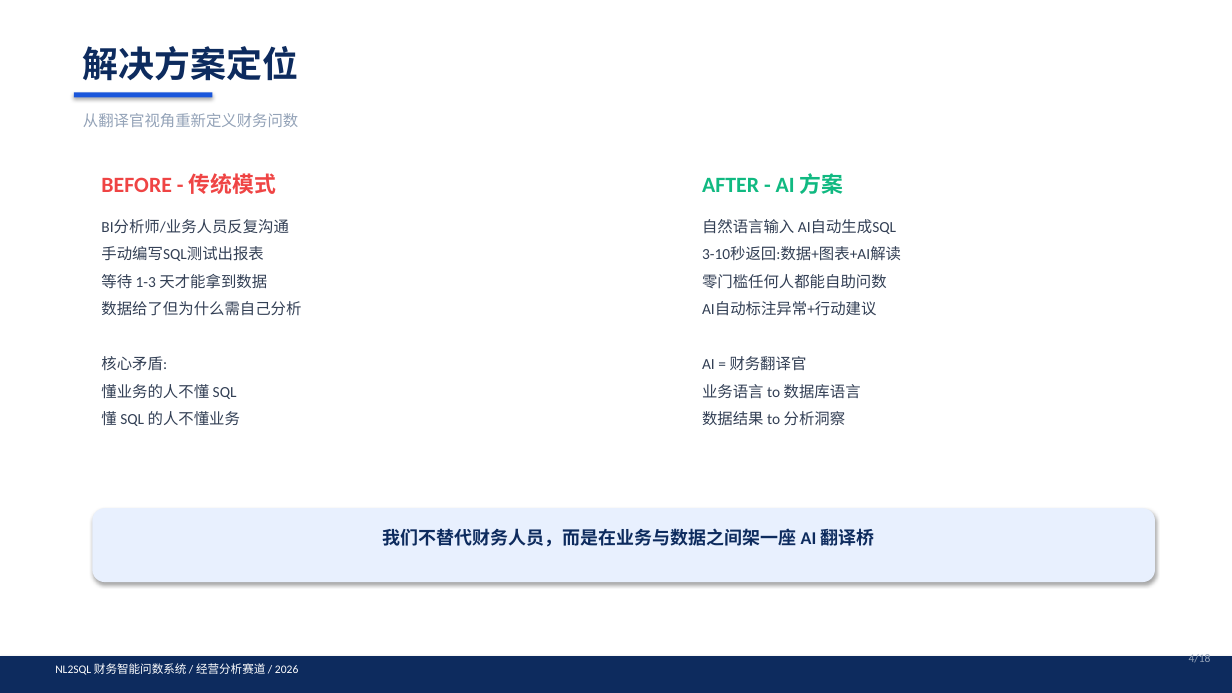
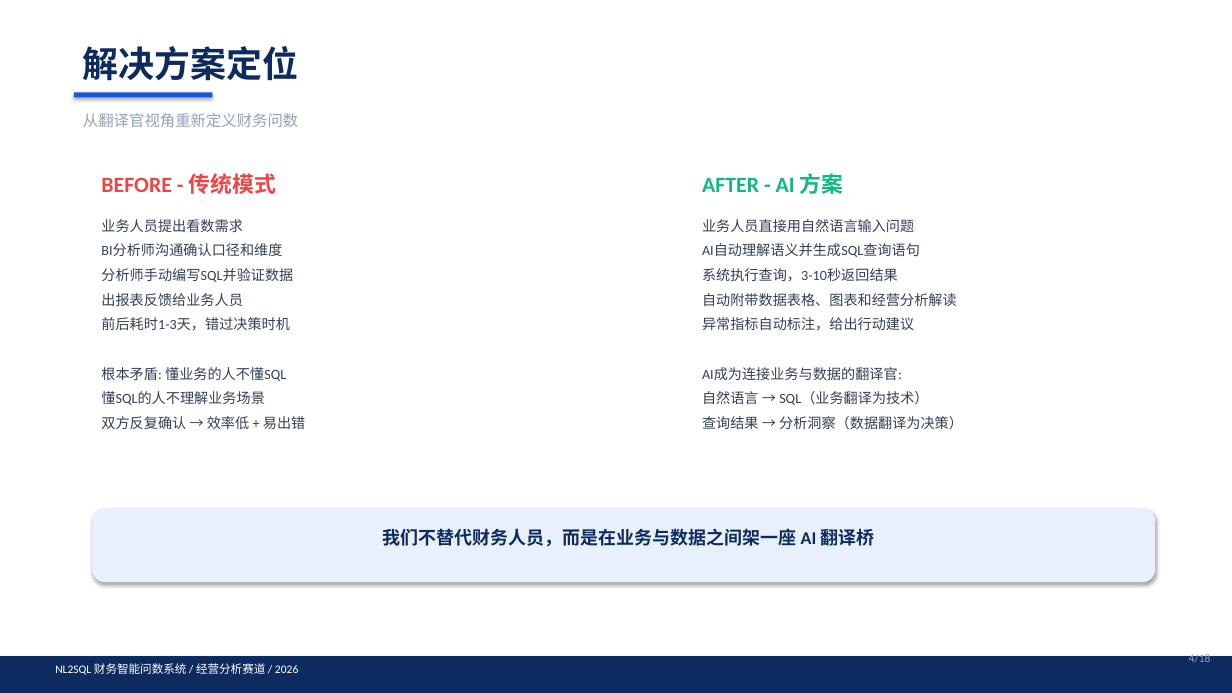
Before and after one commit to Jared-Nathan-Su/nlwsql-finance, a slide deck: slide 4 of docs/NL2SQL_答辩PPT.pptx. Drawn at 1232x693 pixels with LibreOffice and Linux fonts; fonts in the diff are those of the drawing. Boxes give left, top, right and bottom in pixels: in the first picture for what was removed or moved away, otherwise in the second. Text is boxed around its words. In the diff, an @@ line names an element or a change of style, - is before the commit and + after.

```diff
--- a/docs/NL2SQL_答辩PPT.pptx
+++ b/docs/NL2SQL_答辩PPT.pptx
@@ text at <box>101,219,305,429</box>: text changed; size 12 to 11 pt @@
-BI分析师/业务人员反复沟通
-手动编写SQL测试出报表
-等待 1-3 天才能拿到数据
-数据给了但为什么需自己分析
-核心矛盾:
-懂业务的人不懂 SQL
-懂 SQL 的人不懂业务
+业务人员提出看数需求
+BI分析师沟通确认口径和维度
+分析师手动编写SQL并验证数据
+出报表反馈给业务人员
+前后耗时1-3天，错过决策时机
+根本矛盾: 懂业务的人不懂SQL
+懂SQL的人不理解业务场景
+双方反复确认 → 效率低 + 易出错
@@ text at <box>702,219,963,429</box>: text changed; size 12 to 11 pt @@
-自然语言输入 AI自动生成SQL
-3-10秒返回:数据+图表+AI解读
-零门槛任何人都能自助问数
-AI自动标注异常+行动建议
-AI = 财务翻译官
-业务语言 to 数据库语言
-数据结果 to 分析洞察
+业务人员直接用自然语言输入问题
+AI自动理解语义并生成SQL查询语句
+系统执行查询，3-10秒返回结果
+自动附带数据表格、图表和经营分析解读
+异常指标自动标注，给出行动建议
+AI成为连接业务与数据的翻译官:
+自然语言 → SQL（业务翻译为技术）
+查询结果 → 分析洞察（数据翻译为决策）
```
Also in this commit, not shown: 4 other slides changed, 1 other file.
